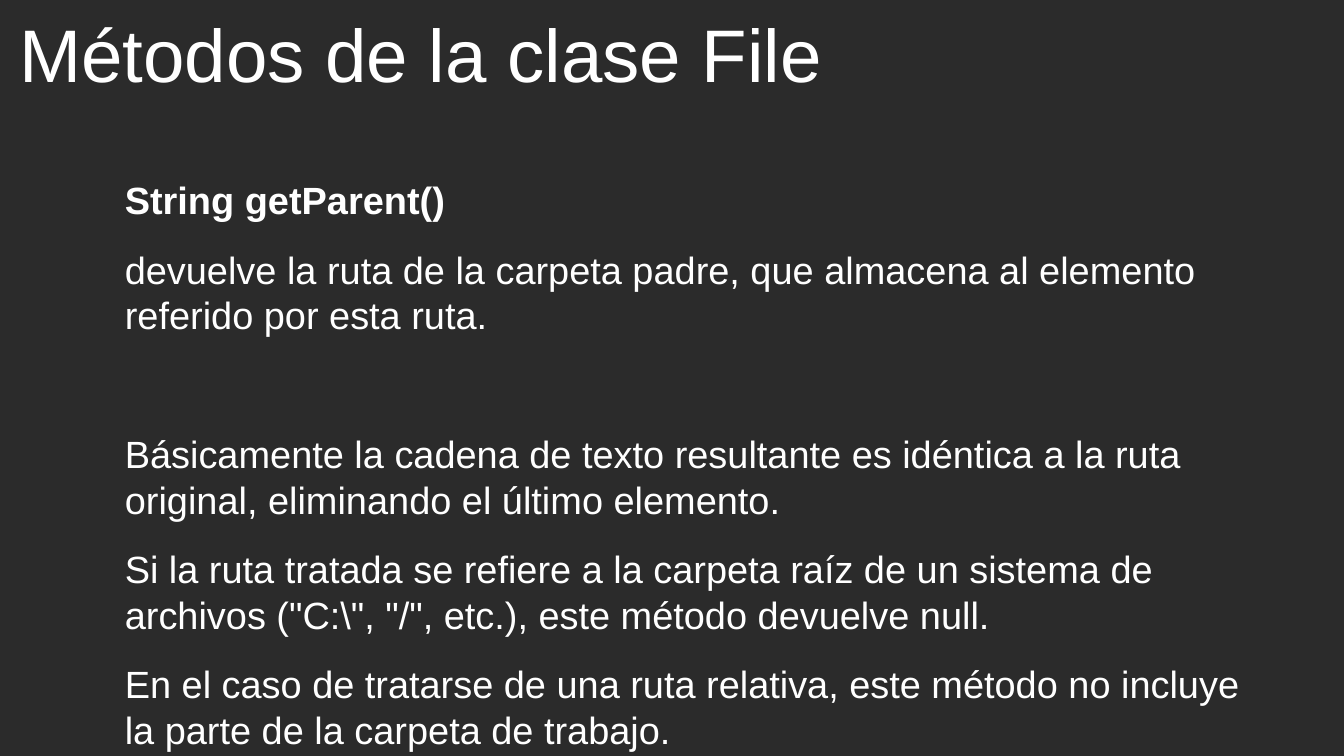
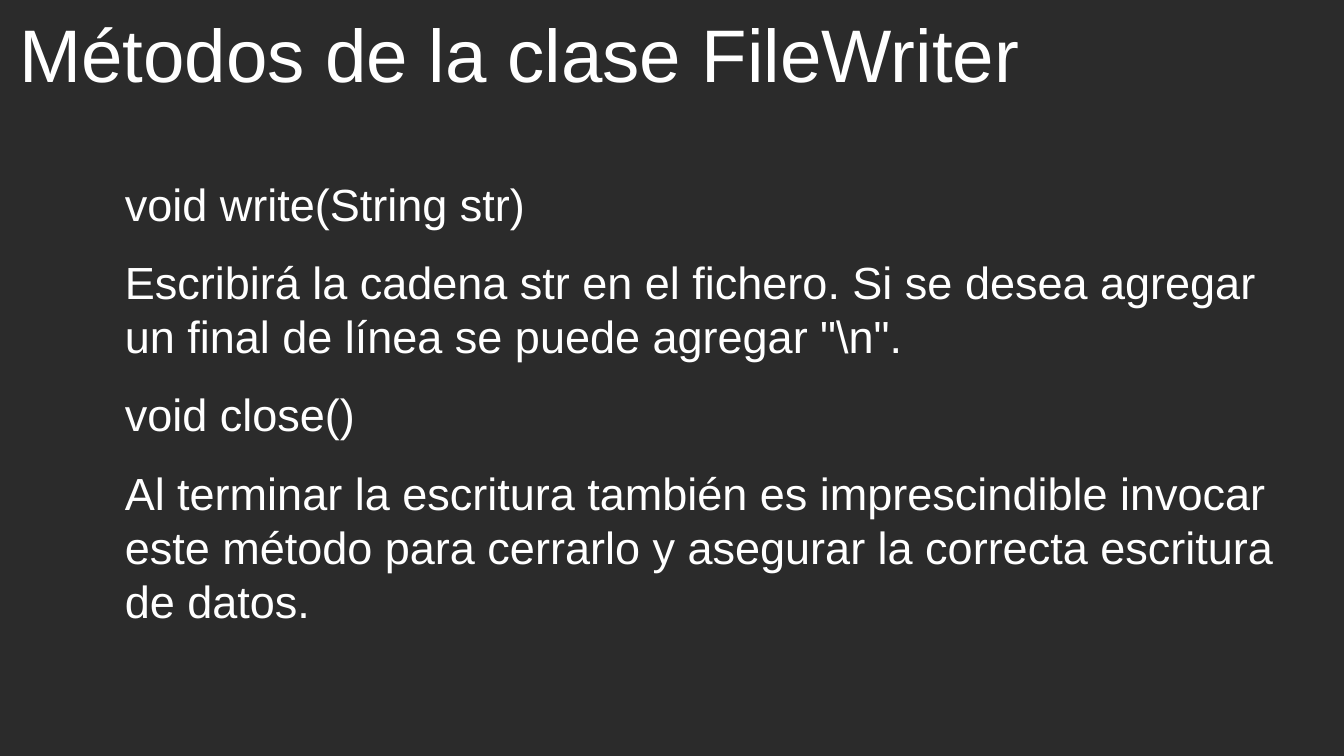
Before and after one commit to cmorenoruiz/ApuntesProgramacion, a slide deck: slide 10 of Unidad 11 Ficheros/Clase FileWriter Presentación para clase.odp (slide 5 before the commit). Drawn at 1344x756 pixels with LibreOffice and Linux fonts; fonts in the diff are those of the drawing; background and template pictures are left out; a plain dark background stands for a picture behind light text. Boxes give left, top, right and bottom in pixels: in the first picture for what was removed or moved away, otherwise in the second. Text is boxed around its words. In the diff, an @@ line names an element or a change of style, - is before the commit and + after.

Commit message:
Presentación con las diapositivas sobre métodos write y close

```diff
--- a/Unidad 11 Ficheros/Clase FileWriter Presentación para clase.odp
+++ b/Unidad 11 Ficheros/Clase FileWriter Presentación para clase.odp
@@ title at [19, 27, 1019, 83]: text changed @@
-Métodos de la clase File
+Métodos de la clase FileWriter
@@ text at [125, 188, 1273, 619]: text changed; size 22.4 to 26.6 pt @@
-String getParent()
-devuelve la ruta de la carpeta padre, que almacena al elemento referido por esta ruta.
-Básicamente la cadena de texto resultante es idéntica a la ruta original, eliminando el último elemento.
-Si la ruta tratada se refiere a la carpeta raíz de un sistema de archivos ("C:\", "/", etc.), este método devuelve null.
-En el caso de tratarse de una ruta relativa, este método no incluye la parte de la carpeta de trabajo.
+void write(String str)
+Escribirá la cadena str en el fichero. Si se desea agregar un final de línea se puede agregar "\n".
+void close()
+Al terminar la escritura también es imprescindible invocar este método para cerrarlo y asegurar la correcta escritura de datos.
```
Also in this commit, not shown: 3 other slides changed, 8 slides added, 2 slides removed.
